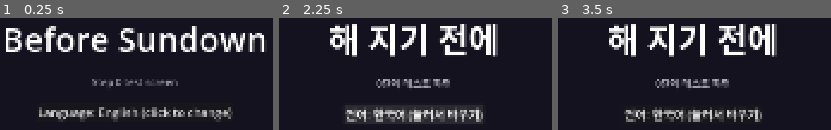
Above: before the commit, frames 1-3 (left to right).
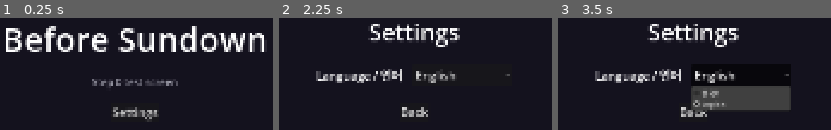
Above: after the commit, the same moments.

Repository: astruelds/before-sundown
Game: Godot game, scene res://scenes/ui/title_screen.tscn
Same seed, same stepped clock (60 frames per second), same inputs: the game is played once before the commit and once after it.
Inputs (mouse positions are in pixels of both pictures, inside the frame that each line leads up to):
- Up to frame 1 (0.25 s): no input
- Up to frame 2 (2.25 s): click (412, 112) at 0.5 s, where only the run before the commit has a clickable "Language: English (click to c…"; click (412, 114) at 1.25 s, where only the run before the commit has a clickable "언어: 한국어 (눌러서 바꾸기)"; click (412, 112) at 2 s, where only the run after the commit has a clickable "Settings"
- Up to frame 3 (3.5 s): click (740, 75) at 2.75 s, where only the run after the commit has a clickable "English"

The runs differ from the first frame. In frame 1, 4.0% of the frame differs, in the area x 14-86%, y 79-93%; in frame 2, 18%; in frame 3, 24%, in the area x 13-86%, y 5-93%.

Commit message:
0-5: 한국어 조사 자동 선택, 언어 설정 화면
- KoreanJosa: 받침에 따라 이/가, 을/를, 은/는, 와/과, (으)로 선택, {변수} 채우기
- 설정 화면: 언어 선택(한국어/English), 바로 적용 및 저장
- 타이틀 화면의 언어 버튼을 설정 버튼으로 교체
- docs/translation_guide.md: UI 글자 추가 방법

Co-Authored-By: Claude Opus 5.5 <noreply@anthropic.com>
Claude-Session: https://claude.ai/code/session_01J6ckbCt72teN2rDSrFGaS8

Diff:
--- a/data/translations/ui.csv
+++ b/data/translations/ui.csv
@@ -1,4 +1,9 @@
 keys,ko,en
 GAME_TITLE,해 지기 전에,Before Sundown
-UI_LANGUAGE_TOGGLE,언어: 한국어 (눌러서 바꾸기),Language: English (click to change)
 UI_STEP0_HINT,0단계 테스트 화면,Step 0 test screen
+UI_SETTINGS,설정,Settings
+UI_SETTINGS_TITLE,설정,Settings
+UI_LANGUAGE,언어 / Language,Language / 언어
+UI_BACK,돌아가기,Back
+LANG_KO,한국어,한국어
+LANG_EN,English,English
--- /dev/null
+++ b/scenes/ui/settings_screen.gd
@@ -0,0 +1,37 @@
+extends Control
+## 설정 화면 (지금은 언어만).
+## 언어를 고르면 Settings가 바로 적용하고 저장한다. 화면 글자는 Godot 자동 번역으로 바로 바뀐다.
+
+const TITLE_SCENE_PATH: String = "res://scenes/ui/title_screen.tscn"
+
+@onready var language_option: OptionButton = $VBox/LanguageRow/LanguageOption
+@onready var back_button: Button = $VBox/BackButton
+
+
+func _ready() -> void:
+	# 언어 목록 채우기. 글자는 번역 키(LANG_KO, LANG_EN)로 넣는다.
+	for locale_code: String in Settings.SUPPORTED_LOCALES:
+		language_option.add_item("LANG_" + locale_code.to_upper())
+	language_option.select(Settings.SUPPORTED_LOCALES.find(Settings.locale))
+
+	language_option.item_selected.connect(_on_language_selected)
+	back_button.pressed.connect(_on_back_pressed)
+
+	_print_josa_examples()
+
+
+func _on_language_selected(index: int) -> void:
+	Settings.set_language(Settings.SUPPORTED_LOCALES[index])
+
+
+func _on_back_pressed() -> void:
+	SceneRouter.go_to(TITLE_SCENE_PATH)
+
+
+## 임시 테스트: 조사 자동 선택 결과를 Output 창에 찍는다. 대화 단계에서 지울 예정.
+func _print_josa_examples() -> void:
+	print("--- 조사 테스트 ---")
+	for name_text: String in ["서하람", "강도윤", "한지아"]:
+		print(KoreanJosa.fill_template(
+			"{player_name}이/가 {family}을/를 찾으러 간다.",
+			{"player_name": name_text, "family": "엄마"}))
--- /dev/null
+++ b/scenes/ui/settings_screen.tscn
@@ -0,0 +1,60 @@
+[gd_scene load_steps=2 format=3]
+
+[ext_resource type="Script" path="res://scenes/ui/settings_screen.gd" id="1_settings"]
+
+[node name="SettingsScreen" type="Control"]
+layout_mode = 3
+anchors_preset = 15
+anchor_right = 1.0
+anchor_bottom = 1.0
+grow_horizontal = 2
+grow_vertical = 2
+script = ExtResource("1_settings")
+
+[node name="Background" type="ColorRect" parent="."]
+layout_mode = 1
+anchors_preset = 15
+anchor_right = 1.0
+anchor_bottom = 1.0
+grow_horizontal = 2
+grow_vertical = 2
+color = Color(0.08, 0.07, 0.12, 1)
+
+[node name="VBox" type="VBoxContainer" parent="."]
+layout_mode = 1
+anchors_preset = 8
+anchor_left = 0.5
+anchor_top = 0.5
+anchor_right = 0.5
+anchor_bottom = 0.5
+grow_horizontal = 2
+grow_vertical = 2
+theme_override_constants/separation = 40
+alignment = 1
+
+[node name="TitleLabel" type="Label" parent="VBox"]
+layout_mode = 2
+theme_override_font_sizes/font_size = 56
+text = "UI_SETTINGS_TITLE"
+horizontal_alignment = 1
+
+[node name="LanguageRow" type="HBoxContainer" parent="VBox"]
+layout_mode = 2
+theme_override_constants/separation = 24
+alignment = 1
+
+[node name="LanguageLabel" type="Label" parent="VBox/LanguageRow"]
+layout_mode = 2
+theme_override_font_sizes/font_size = 28
+text = "UI_LANGUAGE"
+
+[node name="LanguageOption" type="OptionButton" parent="VBox/LanguageRow"]
+custom_minimum_size = Vector2(240, 0)
+layout_mode = 2
+theme_override_font_sizes/font_size = 28
+
+[node name="BackButton" type="Button" parent="VBox"]
+layout_mode = 2
+size_flags_horizontal = 4
+theme_override_font_sizes/font_size = 28
+text = "UI_BACK"
--- a/scenes/ui/title_screen.gd
+++ b/scenes/ui/title_screen.gd
@@ -1,14 +1,15 @@
 extends Control
 ## 임시 타이틀 화면.
-## 0단계에서는 "번역이 되는지, 언어 바꾸기가 바로 적용되는지" 확인하는 용도다.
 ## 글자는 씬에 번역 키(GAME_TITLE 등)로만 적혀 있고, Godot가 자동으로 번역해서 보여 준다.
 
-@onready var language_button: Button = $VBox/LanguageButton
+const SETTINGS_SCENE_PATH: String = "res://scenes/ui/settings_screen.tscn"
+
+@onready var settings_button: Button = $VBox/SettingsButton
 
 
 func _ready() -> void:
-	language_button.pressed.connect(_on_language_button_pressed)
+	settings_button.pressed.connect(_on_settings_button_pressed)
 
 
-func _on_language_button_pressed() -> void:
-	Settings.toggle_language()
+func _on_settings_button_pressed() -> void:
+	SceneRouter.go_to(SETTINGS_SCENE_PATH)
--- a/scenes/ui/title_screen.tscn
+++ b/scenes/ui/title_screen.tscn
@@ -45,8 +45,8 @@
 text = "UI_STEP0_HINT"
 horizontal_alignment = 1
 
-[node name="LanguageButton" type="Button" parent="VBox"]
+[node name="SettingsButton" type="Button" parent="VBox"]
 layout_mode = 2
 size_flags_horizontal = 4
 theme_override_font_sizes/font_size = 28
-text = "UI_LANGUAGE_TOGGLE"
+text = "UI_SETTINGS"
--- /dev/null
+++ b/scripts/utils/korean_josa.gd
@@ -0,0 +1,84 @@
+class_name KoreanJosa
+extends RefCounted
+## 한국어 조사 자동 선택 도우미.
+## 이름의 마지막 글자에 받침이 있는지 보고 이/가, 을/를, 은/는, 와/과, (으)로 중 맞는 것을 고른다.
+##
+## 사용 예:
+##   KoreanJosa.attach("서하람", "이/가")   → "서하람이"
+##   KoreanJosa.attach("한지아", "이/가")   → "한지아가"
+##   KoreanJosa.fill_template("{player_name}은/는 {family}와/과 만났다.",
+##       {"player_name": "강도윤", "family": "엄마"})  → "강도윤은 엄마와 만났다."
+
+const HANGUL_START: int = 0xAC00  # '가'
+const HANGUL_END: int = 0xD7A3    # '힣'
+const JONGSEONG_COUNT: int = 28   # 받침 종류 수 (받침 없음 포함)
+const RIEUL: int = 8              # 받침 'ㄹ'의 번호
+
+## 받침이 있을 때 쓰는 조사들
+const BATCHIM_FORMS: Array[String] = ["이", "을", "은", "과", "으로"]
+
+## {이름} 뒤에 붙일 수 있는 조사 표시
+const TEMPLATE_PATTERN: String = "\\{(\\w+)\\}(이/가|가/이|을/를|를/을|은/는|는/은|와/과|과/와|으로/로|로/으로)?"
+
+
+## 단어 뒤에 알맞은 조사를 붙여서 돌려준다.
+static func attach(word: String, pair: String) -> String:
+	return word + pick(word, pair)
+
+
+## 단어에 맞는 조사만 돌려준다. pair는 "이/가"처럼 빗금으로 나눈 두 개.
+static func pick(word: String, pair: String) -> String:
+	var parts: PackedStringArray = pair.split("/")
+	if parts.size() != 2:
+		return pair
+	var with_batchim: String = parts[0] if BATCHIM_FORMS.has(parts[0]) else parts[1]
+	var without_batchim: String = parts[1] if with_batchim == parts[0] else parts[0]
+
+	var jong: int = _last_jongseong(word)
+	if jong < 0:
+		# 영어 이름 등 받침을 알 수 없을 때: "이(가)", "(으)로"처럼 둘 다 보여 준다.
+		if with_batchim == "으로":
+			return "(으)로"
+		return with_batchim + "(" + without_batchim + ")"
+	if with_batchim == "으로" and jong == RIEUL:
+		return without_batchim  # ㄹ 받침 뒤에는 "로" (예: 서울로)
+	return with_batchim if jong > 0 else without_batchim
+
+
+## 글 안의 {변수}를 값으로 바꾸고, 바로 뒤에 "이/가" 같은 표시가 있으면 알맞은 조사로 바꾼다.
+## values에 없는 변수는 그대로 남긴다(빠진 것을 찾기 쉽게).
+static func fill_template(text: String, values: Dictionary) -> String:
+	var regex: RegEx = RegEx.create_from_string(TEMPLATE_PATTERN)
+	var result: String = ""
+	var last_end: int = 0
+	for found: RegExMatch in regex.search_all(text):
+		result += text.substr(last_end, found.get_start() - last_end)
+		var key: String = found.get_string(1)
+		if values.has(key):
+			var word: String = str(values[key])
+			var josa_pair: String = found.get_string(2)
+			result += word if josa_pair.is_empty() else attach(word, josa_pair)
+		else:
+			result += found.get_string(0)
+		last_end = found.get_end()
+	result += text.substr(last_end)
+	return result
+
+
+## 마지막 글자의 받침 번호. 0 = 받침 없음, 1 이상 = 받침 있음, -1 = 알 수 없음(영어 등).
+static func _last_jongseong(word: String) -> int:
+	var trimmed: String = word.strip_edges()
+	if trimmed.is_empty():
+		return -1
+	var code: int = trimmed.unicode_at(trimmed.length() - 1)
+	if code >= HANGUL_START and code <= HANGUL_END:
+		return (code - HANGUL_START) % JONGSEONG_COUNT
+	# 숫자는 한국어로 읽는 소리 기준 (일, 칠, 팔 = ㄹ 받침 / 영, 삼, 육 = 받침 있음)
+	var last_char: String = trimmed.right(1)
+	if "178".contains(last_char):
+		return RIEUL
+	if "036".contains(last_char):
+		return 1
+	if "2459".contains(last_char):
+		return 0
+	return -1
Not shown, added: docs/translation_guide.md
